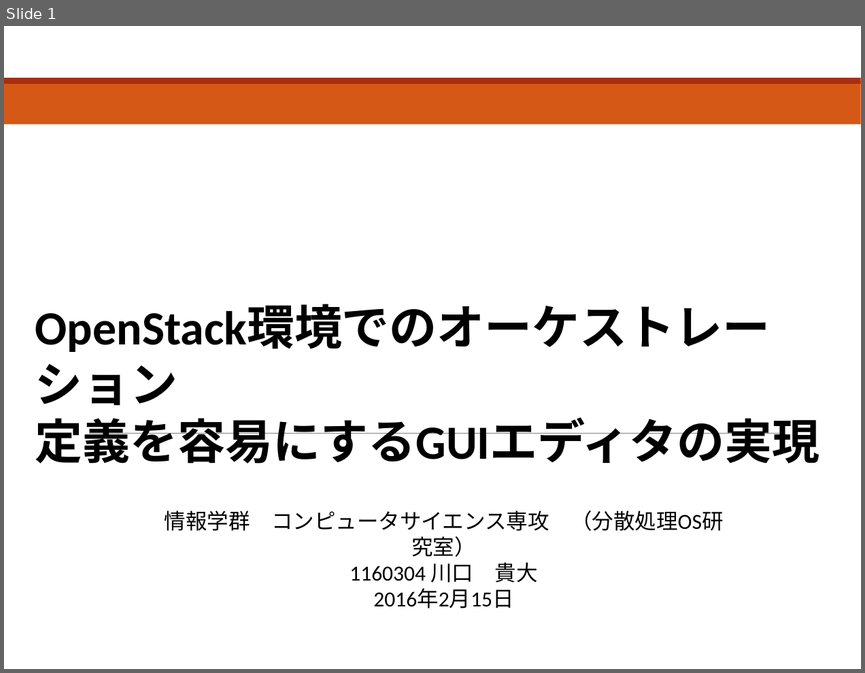
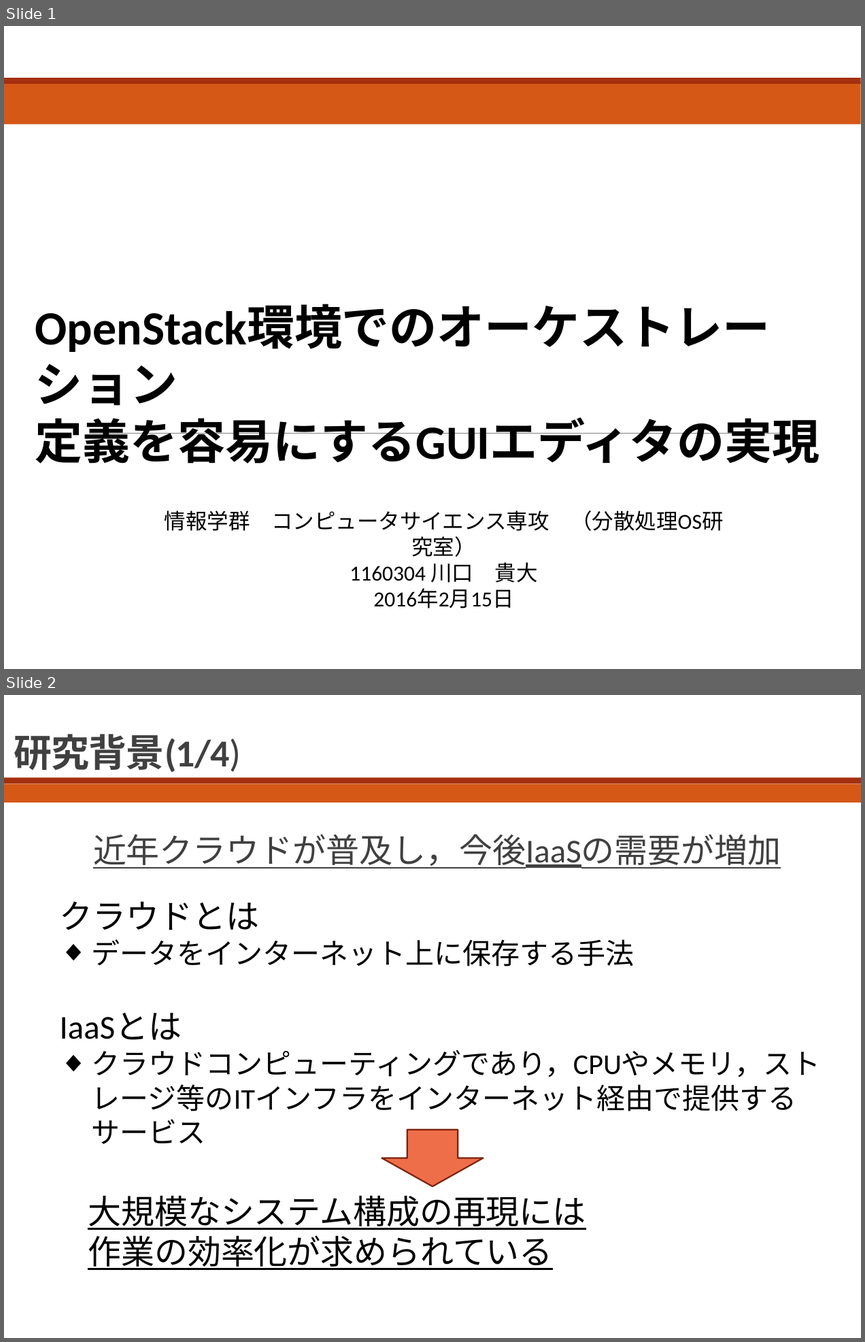
Before and after one commit to bokuhide/GUIToolCreate, a slide deck: 卒業論文本体/発表用スライド_川口.pptx. Shown one above the other, each under a label of ours: slide 1 before the commit, slides 1 and 2 after it. The pictures are 865x673 and 865x1342 pixels, drawn with LibreOffice and Linux fonts; fonts in the diff are those of the drawing. Boxes give left, top, right and bottom in pixels: in the first picture for what was removed or moved away, otherwise in the second. Text is boxed around its words. In the diff, an @@ line names an element or a change of style, - is before the commit and + after.

```diff
--- a/卒業論文本体/発表用スライド_川口.pptx
+++ b/卒業論文本体/発表用スライド_川口.pptx
@@ slide 2 added at (4, 695, 861, 1338), background #FFFFFF @@
@@ title added at (14, 734, 241, 772), 32 pt, text #404040, bold @@
+研究背景(1/4)
@@ rectangle added at (4, 784, 861, 803), fill #D55816 @@
@@ rectangle added at (4, 777, 861, 783), fill #A5300F @@
@@ text added at (93, 834, 781, 868), 28 pt, text #404040, underline @@
+  近年クラウドが普及し，今後IaaSの需要が増加
@@ text added at (60, 901, 634, 966), 24 pt, text #000000 @@
+クラウドとは
+◆ データをインターネット上に保存する手法
@@ text added at (60, 1013, 821, 1111), 24 pt, text #000000 @@
+IaaSとは
+◆ クラウドコンピューティングであり，CPUやメモリ，ストレージ等のITインフラをインターネット経由で提供するサービス
@@ down arrow added at (382, 1130, 483, 1186), fill #EE6E4A, outline #7A240B 1.25 pt @@
@@ text added at (88, 1195, 586, 1270), 28 pt, text #000000, underline @@
+大規模なシステム構成の再現には
+作業の効率化が求められている
```
Also in this commit, not shown: 11 slides changed, 1 other slide added, 1 slide removed, 5 other files.
